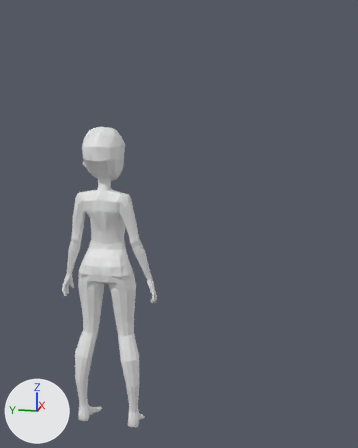
Renders of the Blender file body_full_[21.04.23].blend from each side of a commit.
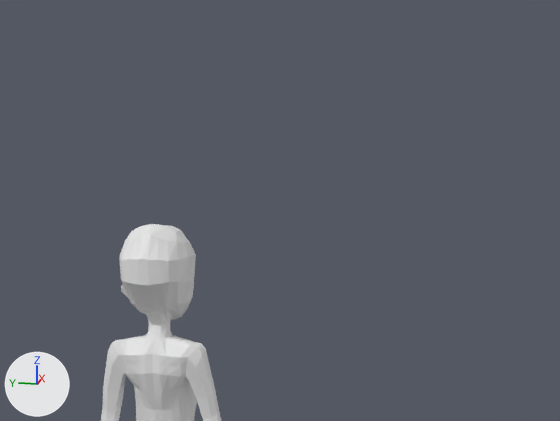
There are two pictures of each version: one whole from a camera (50 mm lens) standing at (-14.55, -5.4, 12.99) and looking at (0.29, -2.43, 9.28), one close up on the part from 4% to 92% of the width and 0% to 53% of the height. Arrows for +X, +Y and +Z are at lower left; the lights stay in place.

The scene before the commit, as lines of its bpy script (objects in view):
```python
me_cube_001 = bpy.data.meshes.new('Cube.001')
me_cube_001.from_pydata(...)  # 742 vertices, 714 faces, 1 loose edge; spans x -2.79..3.31, y 0.0..1.55, z -6.97..5.38
ob_cube = bpy.data.objects.new('Cube', me_cube_001)
ob_cube.location = (0.32, 0.0, 7.81)
ob_cube.rotation_euler = (0.0, 0.303, 0.0)  # degrees (0, 17, 0)
ob_cube.scale = (0.65, 1.07, 0.799)
_m = ob_cube.modifiers.new('Mirror', 'MIRROR')
_m.use_axis = (False, True, False)
_m.use_clip = True
```
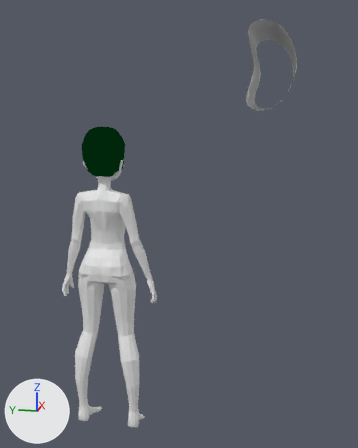
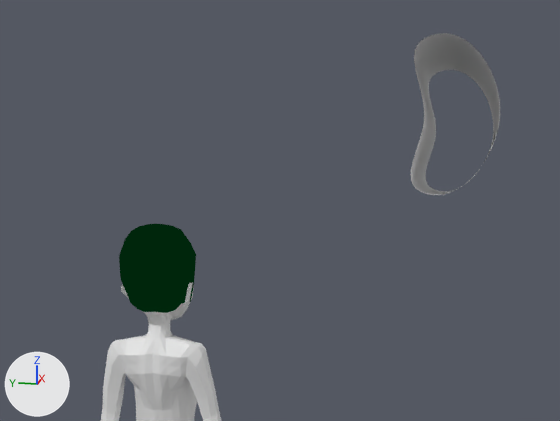
Commit message: hair start

Changed parts and their boxes (x1, y1, x2, y2) in the close-ups (560 x 421 px):
'Cube.001', added: after (119, 224, 196, 313)
'NurbsPath', added: after (410, 33, 500, 195)
part 1 of me_cube_001, built on: before (121, 255, 194, 318); after (142, 282, 193, 318)

The change, as a diff of the scene's bpy script:
```diff
--- a/body_full_[21.04.23].blend.py
+++ b/body_full_[21.04.23].blend.py
@@ mat_hair @@
+mat_hair = bpy.data.materials.new('hair')
+# nodes: Mix, OutputMaterial, ValToRGB
+# colours: black #081b06, black #00260c, black #000000, white #ffffff
@@ me_cube_001 @@
 # used by ob_cube; location = (0.32, 0.0, 7.81); rotation_euler = (0.0, 0.303, 0.0), in degrees (0, 17, 0); scale = (0.65, 1.07, 0.799)
-me_cube_001.from_pydata(...)  # 742 vertices, 714 faces, 1 loose edge; spans x -2.79..3.31, y 0.0..1.55, z -6.97..5.38
+me_cube_001.from_pydata(...)  # 744 vertices, 717 faces, 1 loose edge; spans x -2.79..3.31, y 0.0..1.55, z -6.97..5.38
+# me_cube_001 part 1
+# 4 faces are deleted
+# 3 vertices in x -1.01..-0.97, y 0.0..0.23, z 5.2..5.26 move by (0.02, 0.0, -0.06)
+# 7 vertices move from x -1.83..-0.91, y 0.3..0.55, z 3.46..5.15 to x -1.82..-0.84, y 0.3..0.55, z 3.46..5.08
+# 2 vertices are added at (-1.54, 0.44, 3.63), (-1.49, 0.33, 3.49)
+# 7 new faces join them
@@ me_cube_005 @@
+me_cube_005.from_pydata(...)  # 121 vertices, 102 faces; spans x -2.8..-0.61, y -0.6..0.6, z 3.42..5.36
+me_cube_005.materials.append(mat_hair)
@@ cu_nurbspath @@
+cu_nurbspath = bpy.data.curves.new('NurbsPath', 'CURVE')
+cu_nurbspath.dimensions = '3D'
+_sp = cu_nurbspath.splines.new('NURBS'); _sp.points.add(4)
+_sp.points.foreach_set('co', [-2.0, 0.0, 0.0, 1.0, -1.0, 0.0, 0.0, 1.0, 0.0, 0.0, 0.0, 1.0, 1.0, 0.0, 0.0, 1.0, 2.0, 0.0, 0.0, 1.0])
+_sp.order_u = 5
+_sp.order_v = 0
+_sp.use_endpoint_u = True
+cu_nurbspath.use_path = True
+cu_nurbspath.bevel_mode = 'OBJECT'
+cu_nurbspath.fill_mode = 'FULL'
+cu_nurbspath.bevel_object = ob_beziercircle
@@ cu_beziercircle @@
+cu_beziercircle = bpy.data.curves.new('BezierCircle', 'CURVE')
+cu_beziercircle.dimensions = '3D'
+_sp = cu_beziercircle.splines.new('BEZIER'); _sp.bezier_points.add(3)
+_sp.bezier_points.foreach_set('co', [0.000354, 0.0, 0.0, 0.0, 1.0, 0.0, 1.0, 0.0, 0.0, 0.0, -1.0, 0.0])
+_sp.bezier_points.foreach_set('handle_left', [0.000354, -0.39, 0.0, -0.361, 0.851, 0.0, 1.0, 0.552, 0.0, 0.51, -1.211, 0.0])
+_sp.bezier_points.foreach_set('handle_right', [0.000354, 0.39, 0.0, 0.51, 1.211, 0.0, 1.0, -0.552, 0.0, -0.361, -0.851, 0.0])
+for _p, _l, _r in zip(_sp.bezier_points, ['AUTO', 'AUTO', 'AUTO', 'AUTO'], ['AUTO', 'AUTO', 'AUTO', 'AUTO']): _p.handle_left_type = _l; _p.handle_right_type = _r
+_sp.order_u = 0
+_sp.order_v = 0
+_sp.use_cyclic_u = True
+cu_beziercircle.use_path = True
+cu_beziercircle.bevel_mode = 'OBJECT'
+cu_beziercircle.fill_mode = 'FULL'
@@ ob_nurbspath @@
+ob_nurbspath = bpy.data.objects.new('NurbsPath', cu_nurbspath)
+ob_nurbspath.location = (0.0, -4.72, 13.83)
@@ ob_beziercircle @@
+ob_beziercircle = bpy.data.objects.new('BezierCircle', cu_beziercircle)
+ob_beziercircle.location = (0.0, -3.185, 13.15)
@@ ob_cube_001 @@
+ob_cube_001 = bpy.data.objects.new('Cube.001', me_cube_005)
+ob_cube_001.location = (0.31, 0.0, 7.74)
+ob_cube_001.rotation_euler = (0.0, 0.303, 0.0)  # degrees (0, 17, 0)
+ob_cube_001.scale = (0.656, 1.07, 0.816)
```
